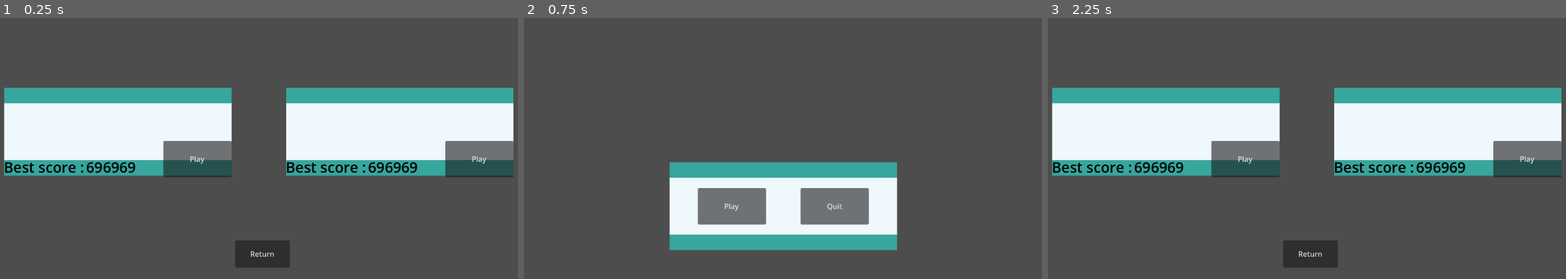
Above: before the commit, frames 1-3 (left to right).
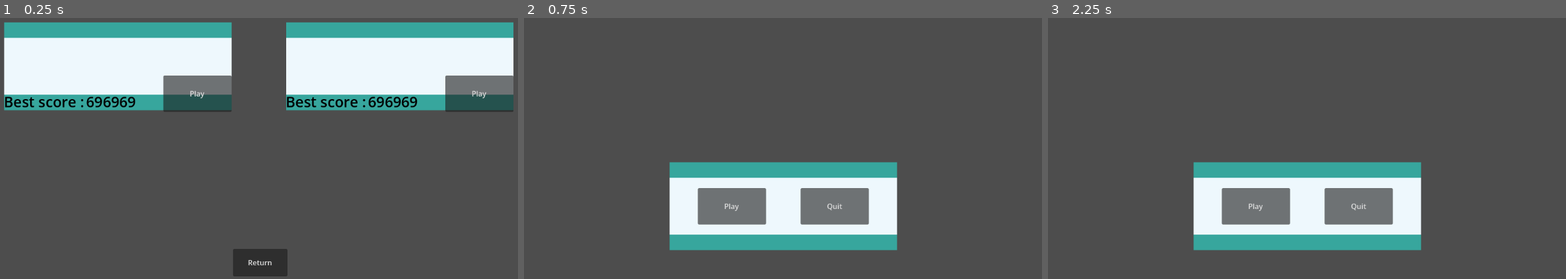
Above: after the commit, the same moments.

Repository: vent420/SteeringHook
Game: Godot game, scene res://interface/level_selection.tscn
The game is run twice, just before and just after one commit, with the same random seed, the same clock (stepped at 60 frames per second) and the same inputs. The project has no main scene, so this scene is started directly.
Inputs:
- Up to frame 1 (0.25 s): no input
- Up to frame 2 (0.75 s): click "Return" at 0.5 s
- Up to frame 3 (2.25 s): click "Play" at 1.25 s; click "Play" at 2 s

The runs differ from the first frame. In frame 1, 51% of the frame differs, in the area x 0-100%, y 1-99%; in frame 2, nothing differs; in frame 3, 43%.

Commit message:
got consent
svp lisez ceux d'avant pour le context

Diff:
--- a/steering-hook/interface/level_selection.tscn
+++ b/steering-hook/interface/level_selection.tscn
@@ -8,32 +8,41 @@
 anchors_preset = 15
 anchor_right = 1.0
 anchor_bottom = 1.0
+offset_left = 2.0
+offset_top = 19.0
+offset_right = 2.0
+offset_bottom = 19.0
 grow_horizontal = 2
 grow_vertical = 2
 
-[node name="MarginContainer" type="MarginContainer" parent="." unique_id=1256688422]
+[node name="VBoxContainer" type="VBoxContainer" parent="." unique_id=240491770]
 layout_mode = 1
 anchors_preset = 15
 anchor_right = 1.0
 anchor_bottom = 1.0
 grow_horizontal = 2
 grow_vertical = 2
-theme_override_constants/margin_left = 15
-theme_override_constants/margin_right = 0
+
+[node name="MarginContainer" type="MarginContainer" parent="VBoxContainer" unique_id=1256688422]
+layout_mode = 2
+size_flags_vertical = 3
+theme_override_constants/margin_left = 13
+theme_override_constants/margin_top = 0
+theme_override_constants/margin_right = 5
 script = ExtResource("1_tsoj0")
 
-[node name="HBoxContainer" type="HBoxContainer" parent="MarginContainer" unique_id=354609780]
+[node name="HBoxContainer" type="HBoxContainer" parent="VBoxContainer/MarginContainer" unique_id=354609780]
 layout_mode = 2
 theme_override_constants/separation = 120
 
-[node name="Level_1" type="VBoxContainer" parent="MarginContainer/HBoxContainer" unique_id=1554089478]
+[node name="Level_1" type="VBoxContainer" parent="VBoxContainer/MarginContainer/HBoxContainer" unique_id=1554089478]
 custom_minimum_size = Vector2(0, 100)
 layout_mode = 2
 size_flags_horizontal = 0
 size_flags_vertical = 4
 theme_override_constants/separation = 10
 
-[node name="BG" type="NinePatchRect" parent="MarginContainer/HBoxContainer/Level_1" unique_id=1350414968]
+[node name="BG" type="NinePatchRect" parent="VBoxContainer/MarginContainer/HBoxContainer/Level_1" unique_id=1350414968]
 custom_minimum_size = Vector2(500, 200)
 custom_maximum_size = Vector2(500, 200)
 layout_mode = 2
@@ -47,7 +56,7 @@
 patch_margin_right = 10
 patch_margin_bottom = 30
 
-[node name="MarginContainer" type="MarginContainer" parent="MarginContainer/HBoxContainer/Level_1/BG" unique_id=1715373194]
+[node name="MarginContainer" type="MarginContainer" parent="VBoxContainer/MarginContainer/HBoxContainer/Level_1/BG" unique_id=1715373194]
 layout_mode = 1
 anchors_preset = 15
 anchor_right = 1.0
@@ -55,15 +64,15 @@
 grow_horizontal = 2
 grow_vertical = 2
 
-[node name="HBoxContainer" type="HBoxContainer" parent="MarginContainer/HBoxContainer/Level_1/BG/MarginContainer" unique_id=721660221]
+[node name="HBoxContainer" type="HBoxContainer" parent="VBoxContainer/MarginContainer/HBoxContainer/Level_1/BG/MarginContainer" unique_id=721660221]
 layout_mode = 2
 size_flags_vertical = 8
 theme_override_constants/separation = 60
 
-[node name="HBoxContainer" type="HBoxContainer" parent="MarginContainer/HBoxContainer/Level_1/BG/MarginContainer/HBoxContainer" unique_id=758685942]
+[node name="HBoxContainer" type="HBoxContainer" parent="VBoxContainer/MarginContainer/HBoxContainer/Level_1/BG/MarginContainer/HBoxContainer" unique_id=758685942]
 layout_mode = 2
 
-[node name="Label" type="Label" parent="MarginContainer/HBoxContainer/Level_1/BG/MarginContainer/HBoxContainer/HBoxContainer" unique_id=230264479]
+[node name="Label" type="Label" parent="VBoxContainer/MarginContainer/HBoxContainer/Level_1/BG/MarginContainer/HBoxContainer/HBoxContainer" unique_id=230264479]
 layout_mode = 2
 size_flags_horizontal = 0
 size_flags_vertical = 8
@@ -71,7 +80,7 @@
 theme_override_font_sizes/font_size = 32
 text = "Best score :"
 
-[node name="Score" type="Label" parent="MarginContainer/HBoxContainer/Level_1/BG/MarginContainer/HBoxContainer/HBoxContainer" unique_id=1172817624]
+[node name="Score" type="Label" parent="VBoxContainer/MarginContainer/HBoxContainer/Level_1/BG/MarginContainer/HBoxContainer/HBoxContainer" unique_id=1172817624]
 layout_mode = 2
 size_flags_horizontal = 0
 size_flags_vertical = 8
@@ -79,12 +88,12 @@
 theme_override_font_sizes/font_size = 32
 text = "696969"
 
-[node name="MarginContainer3" type="MarginContainer" parent="MarginContainer/HBoxContainer/Level_1/BG/MarginContainer/HBoxContainer" unique_id=261704185]
+[node name="MarginContainer3" type="MarginContainer" parent="VBoxContainer/MarginContainer/HBoxContainer/Level_1/BG/MarginContainer/HBoxContainer" unique_id=261704185]
 layout_mode = 2
 size_flags_horizontal = 3
 theme_override_constants/margin_right = 1
 
-[node name="Play_L_1" type="Button" parent="MarginContainer/HBoxContainer/Level_1/BG/MarginContainer/HBoxContainer/MarginContainer3" unique_id=1920689798]
+[node name="Play_L_1" type="Button" parent="VBoxContainer/MarginContainer/HBoxContainer/Level_1/BG/MarginContainer/HBoxContainer/MarginContainer3" unique_id=1920689798]
 z_index = 99
 custom_minimum_size = Vector2(150, 80)
 custom_maximum_size = Vector2(150, 80)
@@ -94,14 +103,14 @@
 mouse_default_cursor_shape = 2
 text = "Play"
 
-[node name="Level_2" type="VBoxContainer" parent="MarginContainer/HBoxContainer" unique_id=1646479663]
+[node name="Level_2" type="VBoxContainer" parent="VBoxContainer/MarginContainer/HBoxContainer" unique_id=1646479663]
 custom_minimum_size = Vector2(0, 100)
 layout_mode = 2
 size_flags_horizontal = 0
 size_flags_vertical = 4
 theme_override_constants/separation = 10
 
-[node name="BG" type="NinePatchRect" parent="MarginContainer/HBoxContainer/Level_2" unique_id=2006615618]
+[node name="BG" type="NinePatchRect" parent="VBoxContainer/MarginContainer/HBoxContainer/Level_2" unique_id=2006615618]
 custom_minimum_size = Vector2(500, 200)
 custom_maximum_size = Vector2(500, 200)
 layout_mode = 2
@@ -114,7 +123,7 @@
 patch_margin_right = 10
 patch_margin_bottom = 30
 
-[node name="MarginContainer" type="MarginContainer" parent="MarginContainer/HBoxContainer/Level_2/BG" unique_id=1630373656]
+[node name="MarginContainer" type="MarginContainer" parent="VBoxContainer/MarginContainer/HBoxContainer/Level_2/BG" unique_id=1630373656]
 layout_mode = 1
 anchors_preset = 15
 anchor_right = 1.0
@@ -122,15 +131,15 @@
 grow_horizontal = 2
 grow_vertical = 2
 
-[node name="HBoxContainer" type="HBoxContainer" parent="MarginContainer/HBoxContainer/Level_2/BG/MarginContainer" unique_id=1209567229]
+[node name="HBoxContainer" type="HBoxContainer" parent="VBoxContainer/MarginContainer/HBoxContainer/Level_2/BG/MarginContainer" unique_id=1209567229]
 layout_mode = 2
 size_flags_vertical = 8
 theme_override_constants/separation = 60
 
-[node name="HBoxContainer" type="HBoxContainer" parent="MarginContainer/HBoxContainer/Level_2/BG/MarginContainer/HBoxContainer" unique_id=972967724]
+[node name="HBoxContainer" type="HBoxContainer" parent="VBoxContainer/MarginContainer/HBoxContainer/Level_2/BG/MarginContainer/HBoxContainer" unique_id=972967724]
 layout_mode = 2
 
-[node name="Label" type="Label" parent="MarginContainer/HBoxContainer/Level_2/BG/MarginContainer/HBoxContainer/HBoxContainer" unique_id=212949264]
+[node name="Label" type="Label" parent="VBoxContainer/MarginContainer/HBoxContainer/Level_2/BG/MarginContainer/HBoxContainer/HBoxContainer" unique_id=212949264]
 layout_mode = 2
 size_flags_horizontal = 0
 size_flags_vertical = 8
@@ -138,7 +147,7 @@
 theme_override_font_sizes/font_size = 32
 text = "Best score :"
 
-[node name="Score" type="Label" parent="MarginContainer/HBoxContainer/Level_2/BG/MarginContainer/HBoxContainer/HBoxContainer" unique_id=1569854512]
+[node name="Score" type="Label" parent="VBoxContainer/MarginContainer/HBoxContainer/Level_2/BG/MarginContainer/HBoxContainer/HBoxContainer" unique_id=1569854512]
 layout_mode = 2
 size_flags_horizontal = 0
 size_flags_vertical = 8
@@ -146,12 +155,12 @@
 theme_override_font_sizes/font_size = 32
 text = "696969"
 
-[node name="MarginContainer3" type="MarginContainer" parent="MarginContainer/HBoxContainer/Level_2/BG/MarginContainer/HBoxContainer" unique_id=2039655564]
+[node name="MarginContainer3" type="MarginContainer" parent="VBoxContainer/MarginContainer/HBoxContainer/Level_2/BG/MarginContainer/HBoxContainer" unique_id=2039655564]
 layout_mode = 2
 size_flags_horizontal = 3
 theme_override_constants/margin_right = 1
 
-[node name="Play_L_2" type="Button" parent="MarginContainer/HBoxContainer/Level_2/BG/MarginContainer/HBoxContainer/MarginContainer3" unique_id=762715348]
+[node name="Play_L_2" type="Button" parent="VBoxContainer/MarginContainer/HBoxContainer/Level_2/BG/MarginContainer/HBoxContainer/MarginContainer3" unique_id=762715348]
 z_index = 1
 y_sort_enabled = true
 custom_minimum_size = Vector2(150, 80)
@@ -163,25 +172,23 @@
 keep_pressed_outside = true
 text = "Play"
 
-[node name="MarginContainer2" type="MarginContainer" parent="." unique_id=1669522013]
-layout_mode = 0
-offset_left = 15.0
-offset_right = 1152.0
-offset_bottom = 648.0
+[node name="MarginContainer2" type="MarginContainer" parent="VBoxContainer" unique_id=1669522013]
+layout_mode = 2
+size_flags_vertical = 10
 theme_override_constants/margin_bottom = 25
 
-[node name="HBoxContainer" type="HBoxContainer" parent="MarginContainer2" unique_id=758804094]
+[node name="HBoxContainer" type="HBoxContainer" parent="VBoxContainer/MarginContainer2" unique_id=758804094]
 layout_mode = 2
 size_flags_horizontal = 4
 size_flags_vertical = 8
 
-[node name="Return_B" type="Button" parent="MarginContainer2/HBoxContainer" unique_id=412181770]
+[node name="Return_B" type="Button" parent="VBoxContainer/MarginContainer2/HBoxContainer" unique_id=412181770]
 custom_minimum_size = Vector2(120, 60)
 layout_mode = 2
 mouse_default_cursor_shape = 2
 text = "Return
 "
 
-[connection signal="pressed" from="MarginContainer/HBoxContainer/Level_1/BG/MarginContainer/HBoxContainer/MarginContainer3/Play_L_1" to="MarginContainer" method="_on_play_l_1_pressed"]
-[connection signal="pressed" from="MarginContainer/HBoxContainer/Level_2/BG/MarginContainer/HBoxContainer/MarginContainer3/Play_L_2" to="MarginContainer" method="_on_play_l_2_pressed"]
-[connection signal="pressed" from="MarginContainer2/HBoxContainer/Return_B" to="MarginContainer" method="_on_return_b_pressed"]
+[connection signal="pressed" from="VBoxContainer/MarginContainer/HBoxContainer/Level_1/BG/MarginContainer/HBoxContainer/MarginContainer3/Play_L_1" to="VBoxContainer/MarginContainer" method="_on_play_l_1_pressed"]
+[connection signal="pressed" from="VBoxContainer/MarginContainer/HBoxContainer/Level_2/BG/MarginContainer/HBoxContainer/MarginContainer3/Play_L_2" to="VBoxContainer/MarginContainer" method="_on_play_l_2_pressed"]
+[connection signal="pressed" from="VBoxContainer/MarginContainer2/HBoxContainer/Return_B" to="VBoxContainer/MarginContainer" method="_on_return_b_pressed"]
